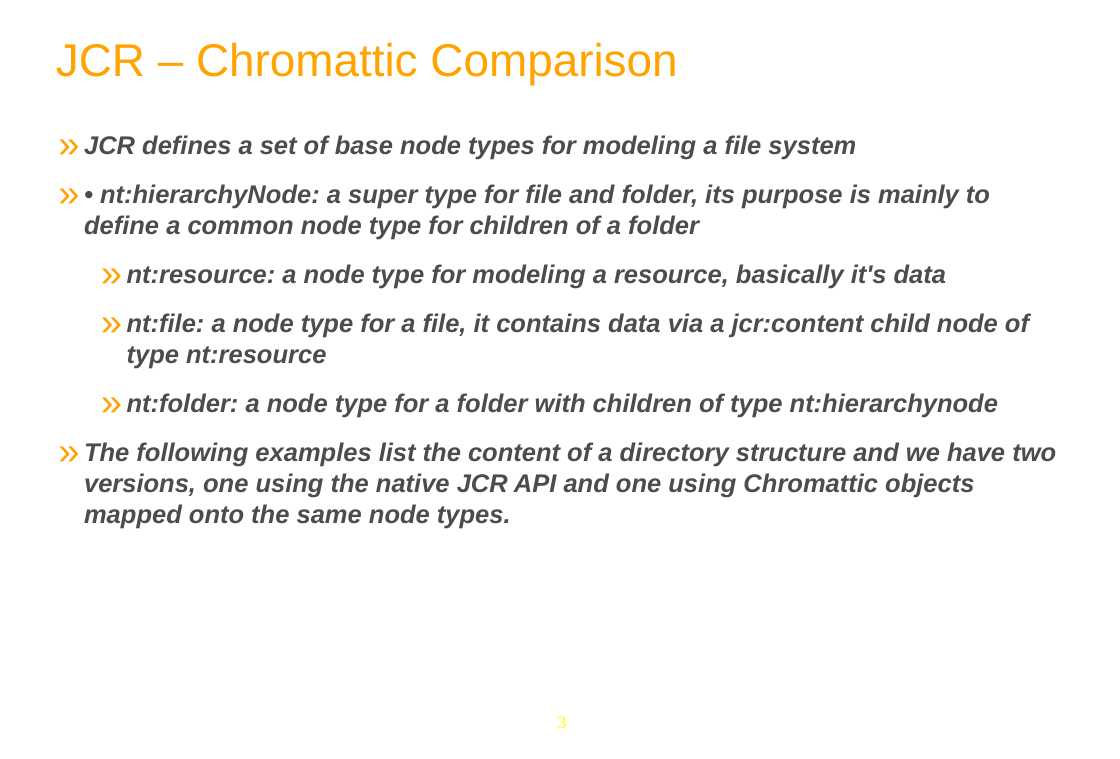
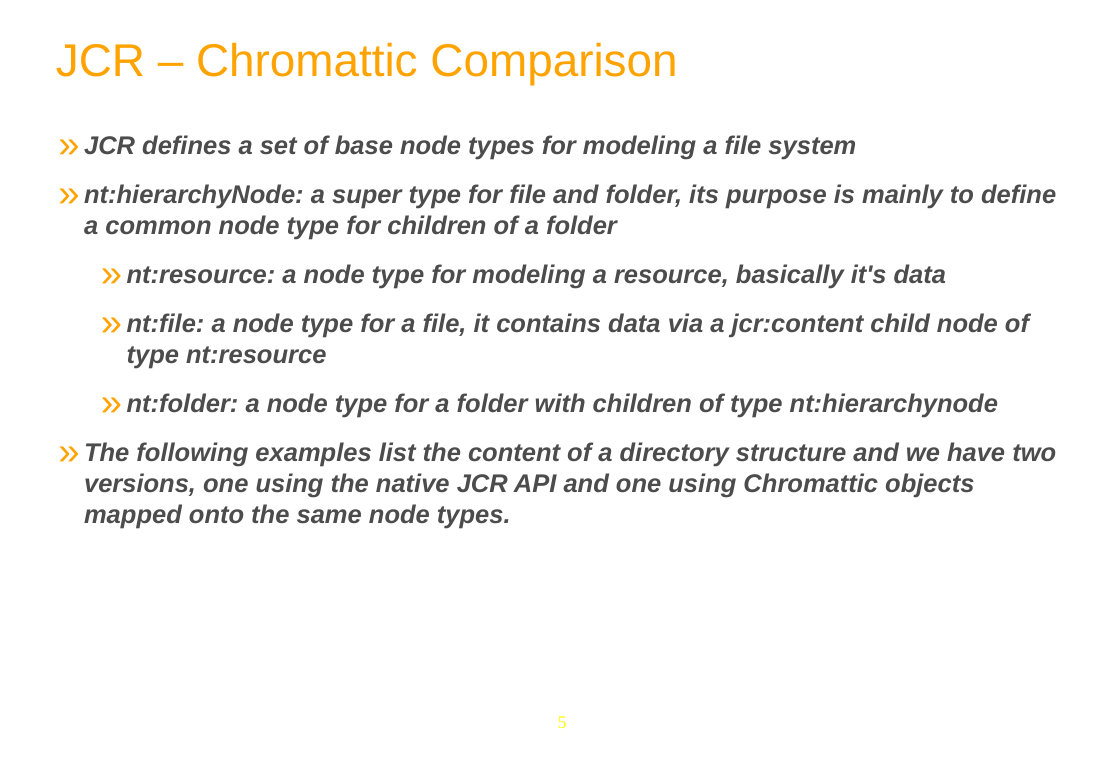
Before and after one commit to anhvurz90/training, a slide deck: slide 5 of slides/exo-developer/en/370-Chromattic-XDev-en.pptx (slide 3 before the commit). Drawn at 1120x759 pixels with LibreOffice and Linux fonts; fonts in the diff are those of the drawing; background and template pictures are left out. Boxes give left, top, right and bottom in pixels: in the first picture for what was removed or moved away, otherwise in the second. Text is boxed around its words. In the diff, an @@ line names an element or a change of style, - is before the commit and + after.

```diff
--- a/slides/exo-developer/en/370-Chromattic-XDev-en.pptx
+++ b/slides/exo-developer/en/370-Chromattic-XDev-en.pptx
@@ text at (x1=84, y1=184, x2=1056, y2=239): text changed @@
-» • nt:hierarchyNode: a super type for file and folder, its purpose is mainly to define a common node type for children of a folder
+» nt:hierarchyNode: a super type for file and folder, its purpose is mainly to define a common node type for children of a folder
@@ page number at (x1=558, y1=716, x2=567, y2=728): text changed @@
-3
+5
```
Also in this commit, not shown: 9 other slides changed, 15 slides added, 3 slides removed, 1 other file.
